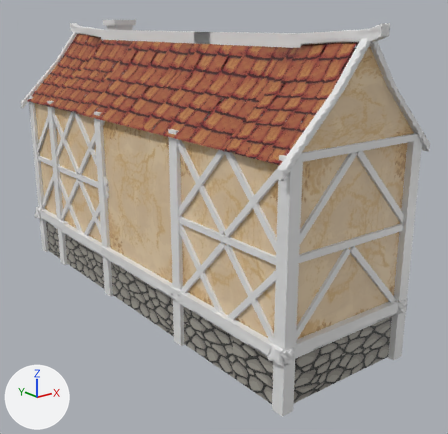
What one commit did to the FBX model content/models/city/house_6.fbx.
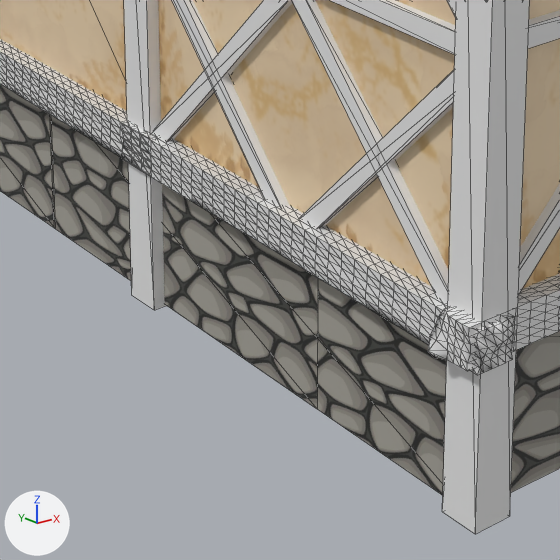
There are two pictures of each version: one whole from a 50 mm lens placed at (-1.876, -2.641, 1.456), pointed at (0.167, -0.086, 0.434), one close up on the part from 30% to 69% of the width and 57% to 98% of the height. The lights are fixed; the arrows at lower left show +X, +Y and +Z. The older version's two pictures come first. The close-ups show mesh edges as thin lines.

Script lines for the objects in view, before the commit:
```python
me_cube_434 = bpy.data.meshes.new('Cube.434')
me_cube_434.from_pydata(...)  # a box spanning x -6.029..-5.97, y -11.291..-11.232, z 1.149..2.179
me_cube_434.materials.append(mat_wood)  # white #e7e7e7
me_plane_343 = bpy.data.meshes.new('Plane.343')
me_plane_343.from_pydata(...)  # 4 vertices, 2 faces; spans x -6.015..-6.006, y -11.662..-10.972, z 1.152..1.402
me_plane_343.materials.append(mat_cobblestone)  # picture img_cobblestone_png
me_plane_349 = bpy.data.meshes.new('Plane.349')
me_plane_349.from_pydata(...)  # 4 vertices, 2 faces; spans x -6.019..-6.01, y -11.962..-11.272, z 1.152..1.402
me_plane_349.materials.append(mat_cobblestone)  # picture img_cobblestone_png
ob_cube_434 = bpy.data.objects.new('Cube.434', me_cube_434)
ob_cube_434.location = (5.649, 10.85, -1.166)
ob_plane_341 = bpy.data.objects.new('Plane.341', me_plane_343)
ob_plane_341.location = (5.649, 10.85, -1.166)
ob_plane_347 = bpy.data.objects.new('Plane.347', me_plane_349)
ob_plane_347.location = (5.649, 10.85, -1.166)
# also in view: 'Cube.429' at (-0.364, -0.765, 0.595); 'Cube.432' at (-0.36, -1.119, 0.497); 'Plane.348' at (-0.354, -0.065, 0.596); 'Plane.342' at (-0.351, 0.219, 0.111); 'Plane.352' at (-0.023, -1.124, 0.113)
```
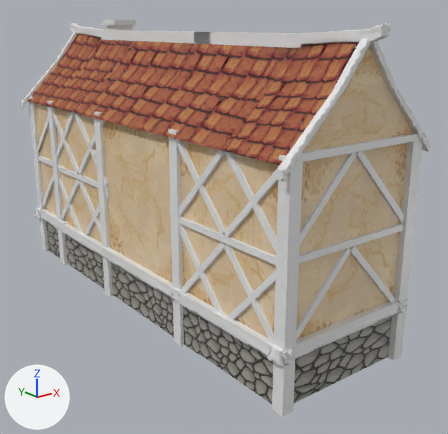
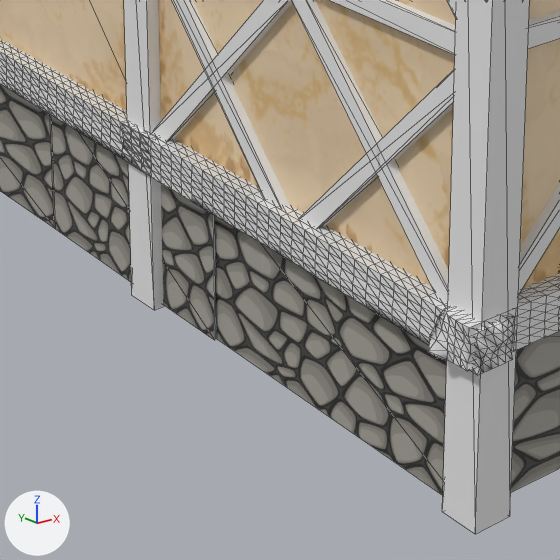
The edits, one by one:
me_plane_349 is used by ob_plane_347; location (5.649, 10.85, -1.166).
me_plane_349 had 4 vertices, 2 faces and spanned x -6.019..-6.01, y -11.962..-11.272, z 1.152..1.402.
me_plane_349 now has 4 vertices, 2 faces and spans x -6.019..-6.01, y -11.962..-11.421, z 1.152..1.402.
Part 2, on me_plane_349:
Vertex 0 of me_plane_349 moves from (-6.01, -11.272, 1.402) to (-6.01, -11.421, 1.402).
Vertex 1 of me_plane_349 moves from (-6.01, -11.272, 1.152) to (-6.01, -11.421, 1.152) at pixel (215, 338).
me_plane_343 is used by ob_plane_341; location (5.649, 10.85, -1.166).
me_plane_343 had 4 vertices, 2 faces and spanned x -6.015..-6.006, y -11.662..-10.972, z 1.152..1.402.
me_plane_343 now has 4 vertices, 2 faces and spans x -6.015..-6.006, y -11.425..-10.972, z 1.152..1.402.
Part 1, on me_plane_343:
Vertex 2 of me_plane_343 moves from (-6.015, -11.662, 1.402) to (-6.015, -11.425, 1.402).
Vertex 3 of me_plane_343 moves from (-6.015, -11.662, 1.152) at pixel (317, 409) to (-6.015, -11.425, 1.152) at pixel (214, 340).

What differs and where, as boxes [x1, y1, x2, y2] in the close-ups (560 x 560 px):
'Plane.347', reshaped: before [317, 278, 446, 495]; after [214, 215, 446, 495]
'Plane.341', reshaped (38% narrower, 23% shorter): before [50, 115, 318, 409]; after [49, 114, 215, 340]
